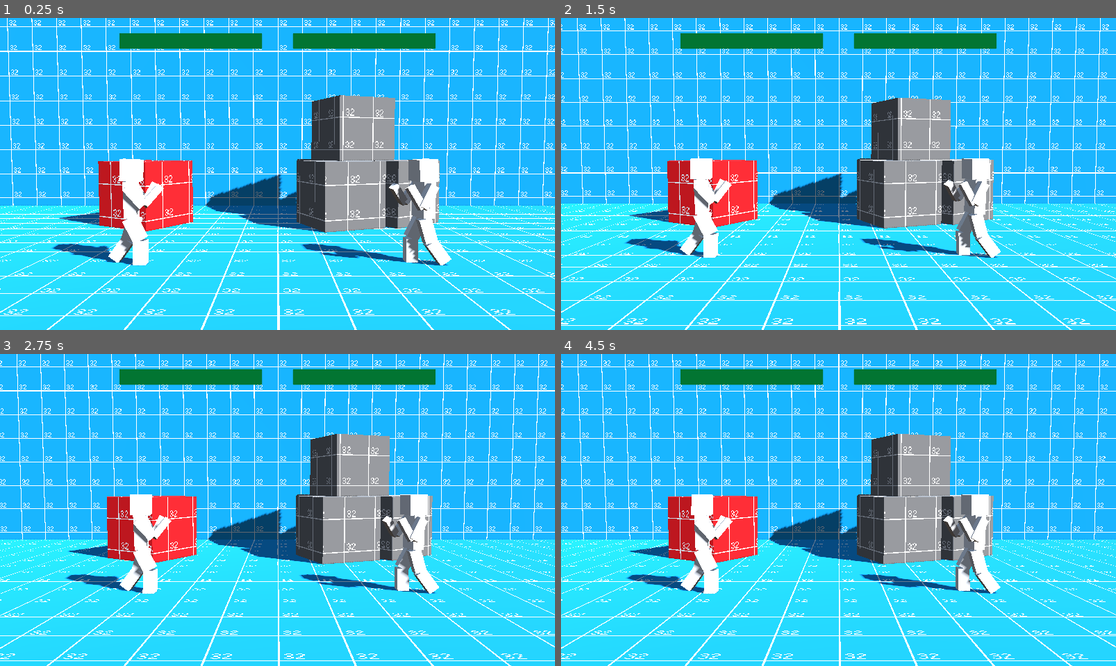
Above: before the commit, frames 1-4 (two rows, left to right).
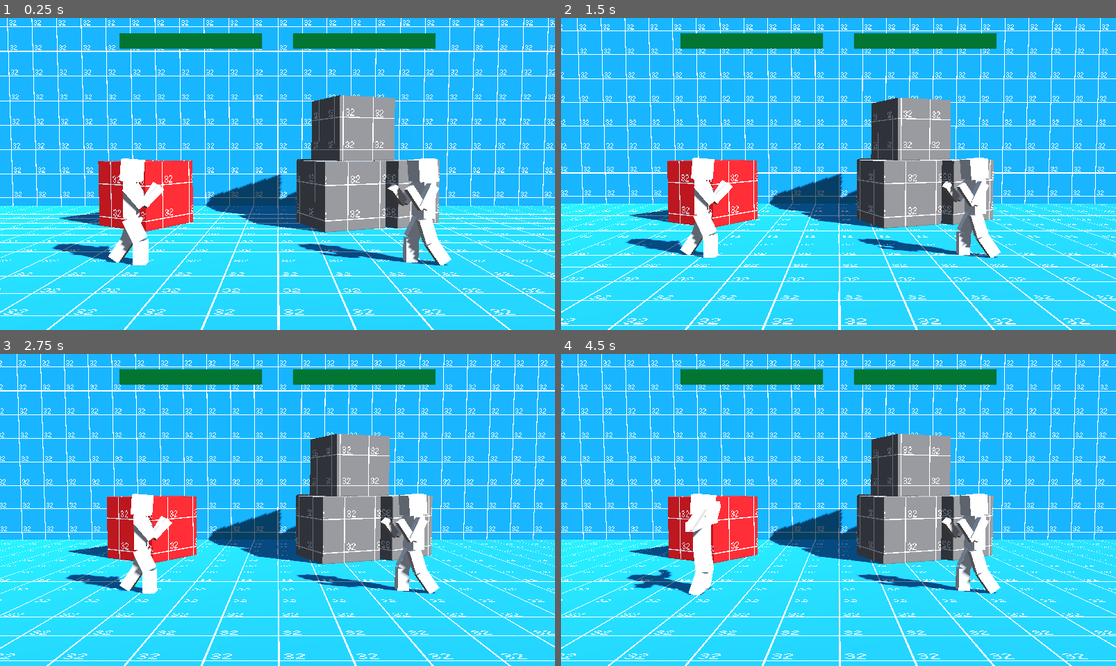
Above: after the commit, the same moments.

Repository: miklaskarjalainen/KioskKnockout
Game: Godot game, scene res://src/scenes/Arena1.tscn
The game is run twice, just before and just after one commit, with the same random seed, the same clock (stepped at 60 frames per second) and the same inputs. This scene is started directly instead of the project's main scene.
Inputs (mouse positions are in pixels of both pictures, inside the frame that each line leads up to):
- Up to frame 1 (0.25 s): no input
- Up to frame 2 (1.5 s): tap Enter at 0.5 s; move the mouse to (960, 158) at 0.52 s; hold Up (ui_up) 0.53-1.25 s; click (960, 158) at 0.67 s; drag from (727, 189) to (810, 236) at 1.27 s
- Up to frame 3 (2.75 s): move the mouse to (333, 441) at 2.02 s; hold Up (ui_up) from 2.03 s (still down)
- Up to frame 4 (4.5 s): release Up (ui_up) at 2.75 s; tap Space at 2.75 s; drag from (810, 572) to (672, 463) at 2.77 s; move the mouse to (1005, 556) at 3.52 s; hold Down (ui_down) 3.53-4.25 s; drag from (672, 463) to (755, 432) at 4.27 s

The runs differ from the first frame. In frame 1, 0.3% of the frame differs, in the area x 18-82%, y 44-80%; in frame 2, 0.5%; in frame 3, 0.4%; in frame 4, 1.3%, in the area x 12-80%, y 44-78%.
Error after the commit: Invalid access to property or key 'on_died' on a base object of type 'Nil'. (res://src/actors/AnimationHandler.gd:31)

Commit message:
added 'Defeat' animation

Diff:
--- a/src/actors/AnimationHandler.gd
+++ b/src/actors/AnimationHandler.gd
@@ -7,6 +7,7 @@
 @export var anim: AnimationPlayer = null
 @export var actions: ActionController = null
 @export var controller: PlayerController = null
+@export var health: HealthComponent = null
 
 func stop_action():
 	anim.stop()
@@ -27,9 +28,16 @@
 		anim.stop()
 		anim.play("jump")
 	)
+	health.on_died.connect(func():
+		anim.stop()
+		anim.play("Defeat")
+	)
 
 func _physics_process(delta: float) -> void:
 	Debug.add_line("anim", anim.current_animation)
+
+	if health.current_health <= 0:
+		return
 
 	if controller.is_hitstun():
 		anim.play("getting_hit")
--- a/src/actors/HealthComponent.gd
+++ b/src/actors/HealthComponent.gd
@@ -25,7 +25,7 @@
 
 	# health changed
 	if prev != current_health:
-		if current_health == 0:
+		if current_health == 0 and not _is_dead:
 			_is_dead = true
 			on_died.emit()
 
Not shown, changed: assets/characters/generic.gltf
